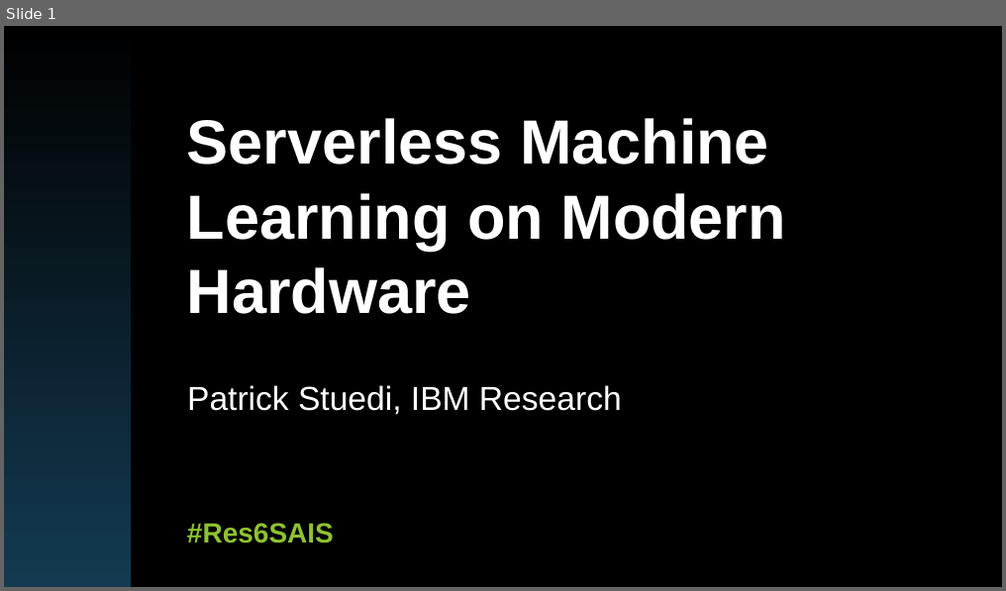
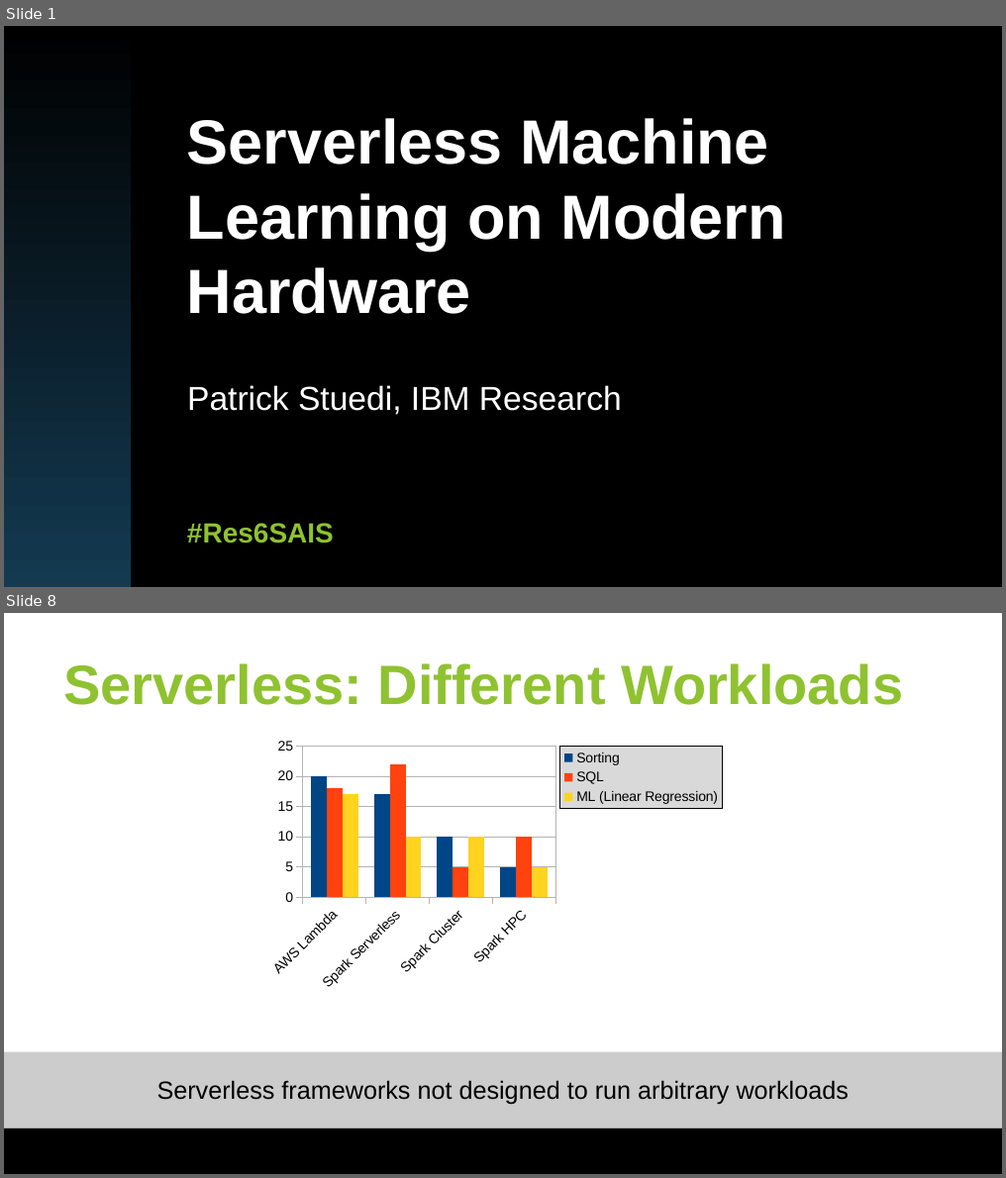
Before and after one commit to huangyibo/spark-summit-18, a slide deck: slides/spark-summit-18.odp. Shown one above the other, each under a label of ours: slide 1 before the commit, slides 1 and 8 after it; the slides between them are not shown. The pictures are 1006x591 and 1006x1178 pixels, drawn with LibreOffice and Linux fonts; fonts in the diff are those of the drawing; background and template pictures are left out. Boxes give left, top, right and bottom in pixels: in the first picture for what was removed or moved away, otherwise in the second. Text is boxed around its words. In the diff, an @@ line names an element or a change of style, - is before the commit and + after.

```diff
--- a/slides/spark-summit-18.odp
+++ b/slides/spark-summit-18.odp
@@ slide 8 added at (4, 613, 1002, 1174), background #FFFFFF; not listed: 1 template element that a slide beside it also shows @@
@@ title added at (64, 663, 903, 705), 40 pt, text #8FC230, bold @@
+Serverless: Different Workloads
@@ column chart added at (260, 733, 736, 996) @@
+categories: AWS Lambda, Spark Serverless, Spark Cluster, Spark HPC
+Sorting: 20, 17, 10, 5
+SQL: 18, 22, 5, 10
+ML (Linear Regression): 17, 10, 10, 5
@@ rectangle added at (4, 1053, 1002, 1128), fill #CCCCCC, 18 pt, text #000000 @@
+Serverless frameworks not designed to run arbitrary workloads
```
Also in this commit, not shown: 3 slides changed, 4 other slides added, 1 slide removed.
